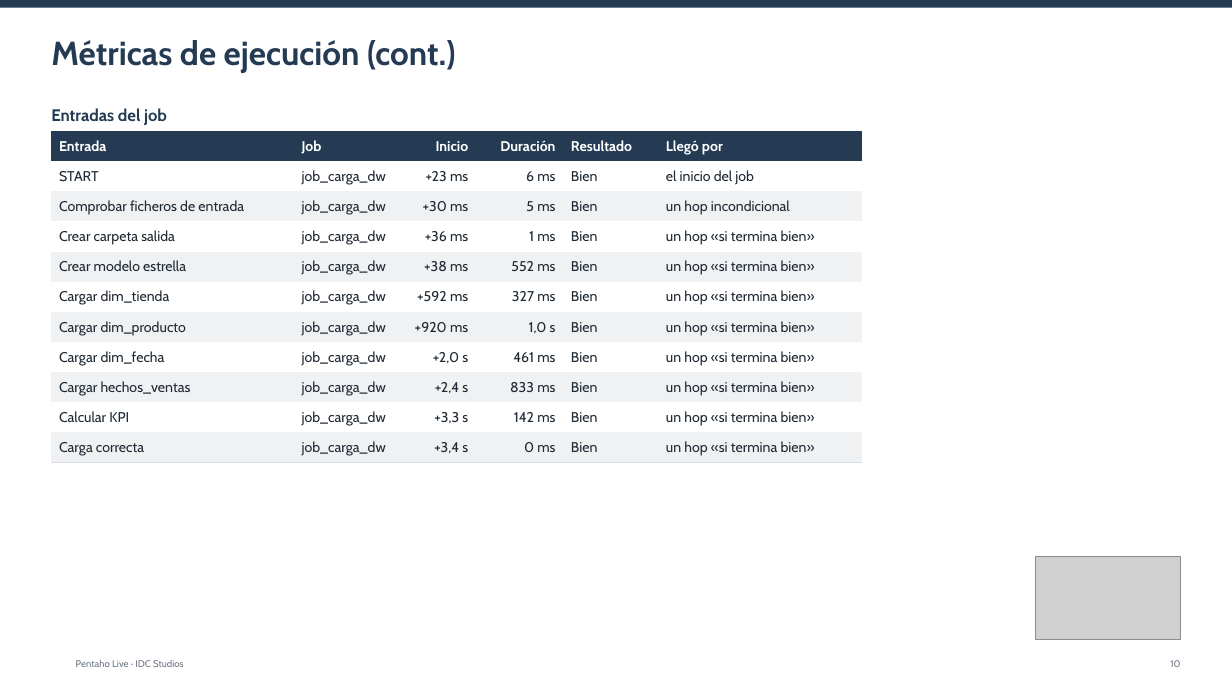
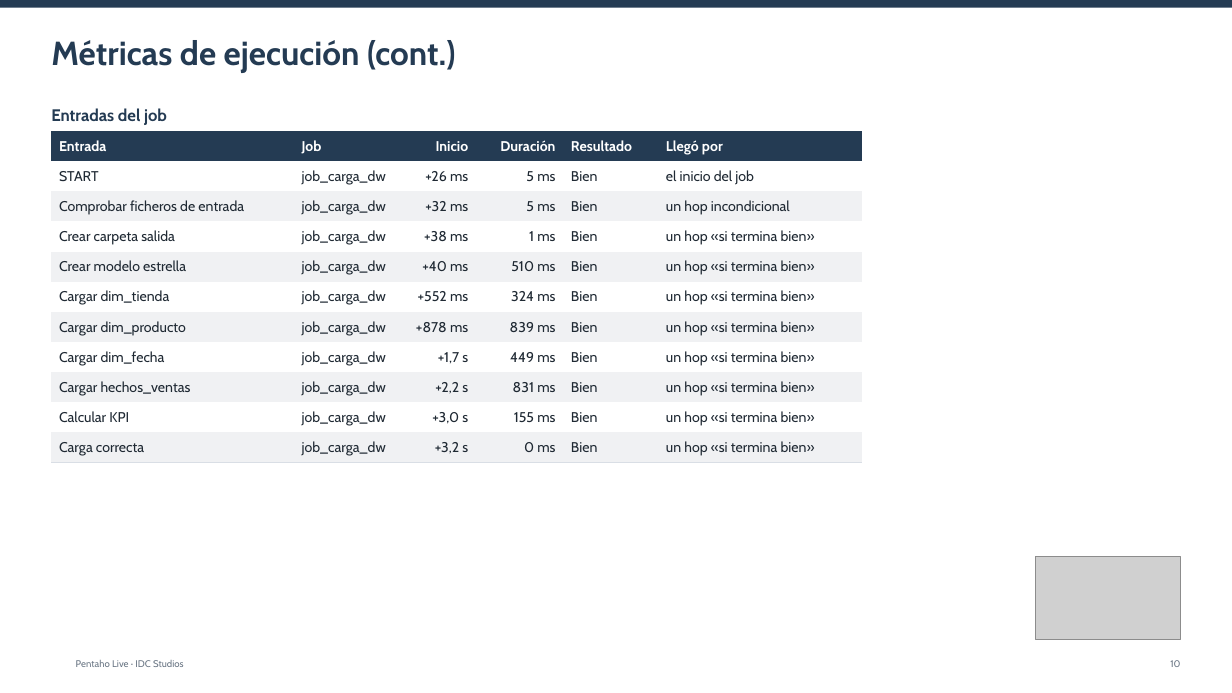
Before and after one commit to IvI2511/pentaho-mcp, a slide deck: slide 10 of ejemplo/informes/job_carga_dw.pptx. Drawn at 1232x693 pixels with LibreOffice and Linux fonts; fonts in the diff are those of the drawing; grey boxes stand for pictures; background and template pictures are left out. Boxes give left, top, right and bottom in pixels: in the first picture for what was removed or moved away, otherwise in the second. Text is boxed around its words. In the diff, an @@ line names an element or a change of style, - is before the commit and + after.

```diff
--- a/ejemplo/informes/job_carga_dw.pptx
+++ b/ejemplo/informes/job_carga_dw.pptx
@@ table at (52, 131, 862, 463) @@
-row 2, column 3: +23 ms
+row 2, column 3: +26 ms
-row 2, column 4: 6 ms
+row 2, column 4: 5 ms
-row 3, column 3: +30 ms
+row 3, column 3: +32 ms
-row 4, column 3: +36 ms
+row 4, column 3: +38 ms
-row 5, column 3: +38 ms
+row 5, column 3: +40 ms
-row 5, column 4: 552 ms
+row 5, column 4: 510 ms
-row 6, column 3: +592 ms
+row 6, column 3: +552 ms
-row 6, column 4: 327 ms
+row 6, column 4: 324 ms
-row 7, column 3: +920 ms
+row 7, column 3: +878 ms
-row 7, column 4: 1,0 s
+row 7, column 4: 839 ms
-row 8, column 3: +2,0 s
+row 8, column 3: +1,7 s
-row 8, column 4: 461 ms
+row 8, column 4: 449 ms
-row 9, column 3: +2,4 s
+row 9, column 3: +2,2 s
-row 9, column 4: 833 ms
+row 9, column 4: 831 ms
-row 10, column 3: +3,3 s
+row 10, column 3: +3,0 s
-row 10, column 4: 142 ms
+row 10, column 4: 155 ms
-row 11, column 3: +3,4 s
+row 11, column 3: +3,2 s
```
Also in this commit, not shown: 6 other slides changed, 30 other files.
